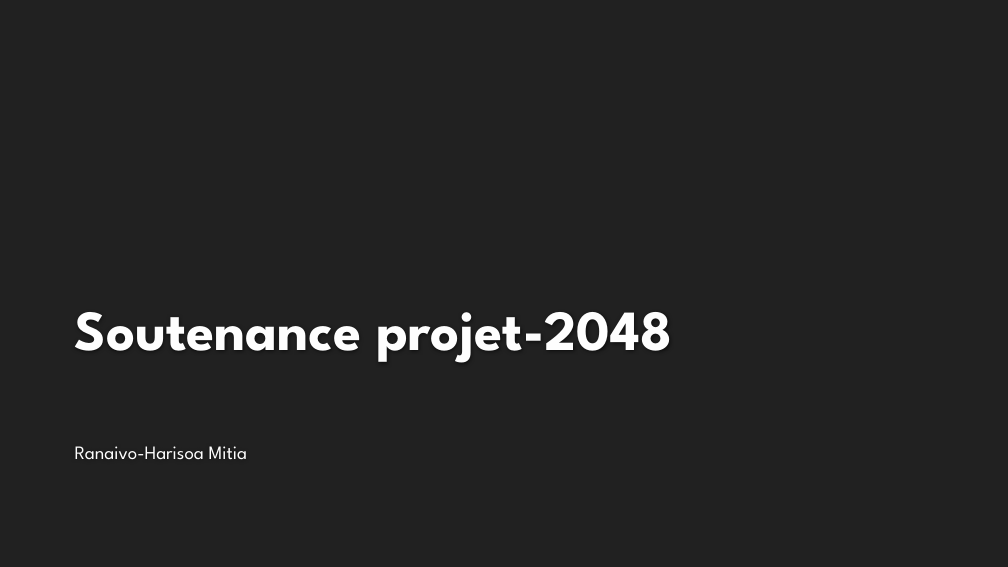
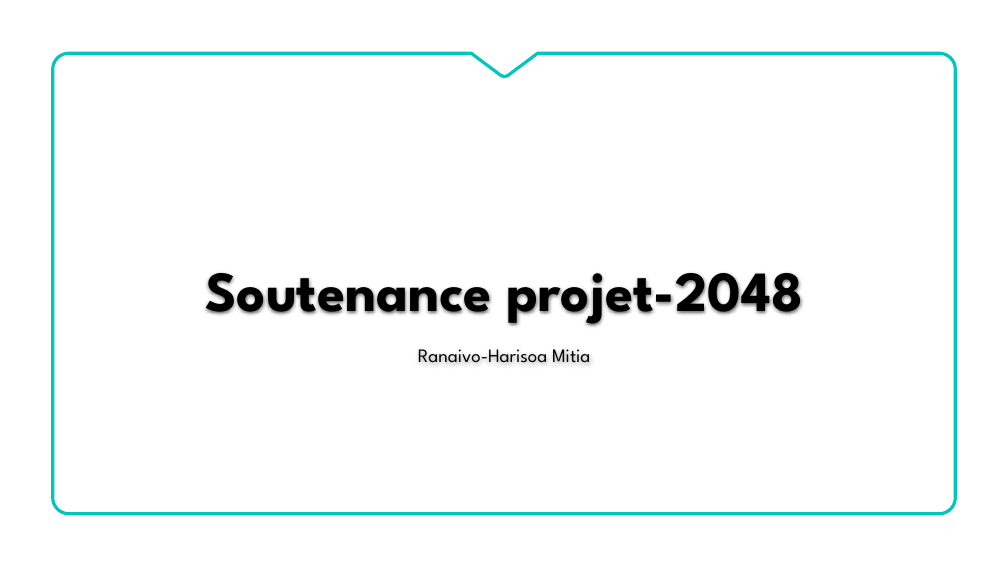
Before and after one commit to meethyrh/Projet2048v3, a slide deck: slide 1 of Soutenance.pptx. Drawn at 1008x567 pixels with LibreOffice and Linux fonts; fonts in the diff are those of the drawing; background and template pictures are left out. Boxes give left, top, right and bottom in pixels: in the first picture for what was removed or moved away, otherwise in the second. Text is boxed around its words. In the diff, an @@ line names an element or a change of style, - is before the commit and + after.

```diff
--- a/Soutenance.pptx
+++ b/Soutenance.pptx
@@ background #212121 to #FFFFFF @@
@@ freeform shape added at [53, 53, 956, 513], fill #FFFFFF, outline #00C6BB 3 pt @@
@@ title "Soutenance projet-2048": place and size @@
-title "Soutenance projet-2048" at [75, 312, 672, 363]
+title "Soutenance projet-2048" at [205, 273, 803, 326]
@@ title "Soutenance projet-2048" at [205, 273, 803, 326]: text colour #FEFEFE to #000000; alignment left to centre @@
@@ subtitle "Ranaivo-Harisoa Mitia": place and size @@
-subtitle "Ranaivo-Harisoa Mitia" at [75, 446, 247, 460]
+subtitle "Ranaivo-Harisoa Mitia" at [418, 349, 590, 363]
@@ subtitle "Ranaivo-Harisoa Mitia" at [418, 349, 590, 363]: text colour #FFFFFF to #000000; alignment left to centre @@
```
Also in this commit, not shown: 4 other slides changed, 1 slide added, 2 other files.
